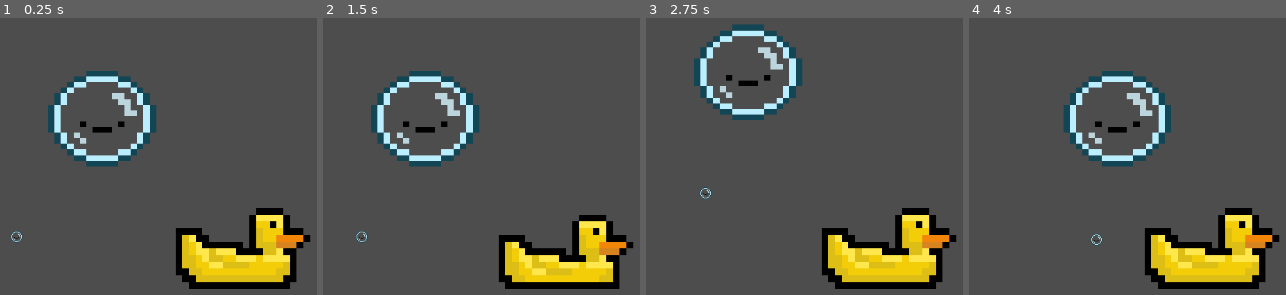
Above: before the commit, frames 1-4 (left to right).
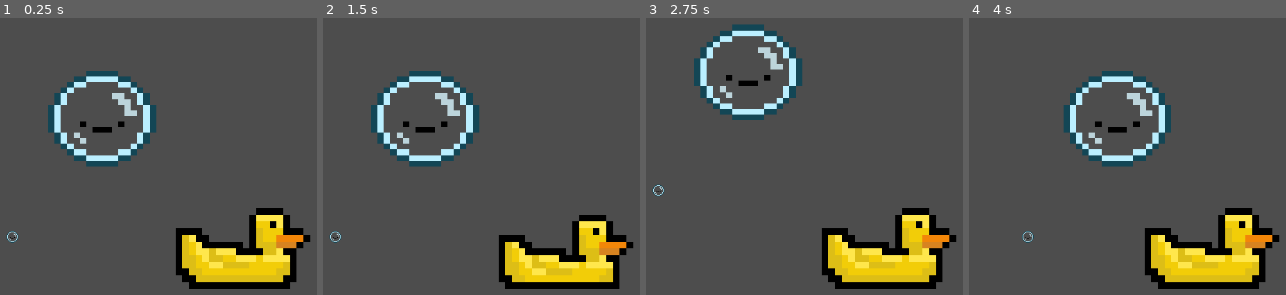
Above: after the commit, the same moments.

Repository: MeIsGroot/GGJ
Game: Godot game, scene res://MAIN.tscn
The game is run twice, just before and just after one commit, with the same random seed, the same clock (stepped at 60 frames per second) and the same inputs.
Inputs:
- Up to frame 1 (0.25 s): no input
- Up to frame 2 (1.5 s): tap A (KEY_A) at 0.6 s; tap D (KEY_D) at 1.35 s
- Up to frame 3 (2.75 s): tap S (KEY_S) at 2.1 s
- Up to frame 4 (4 s): tap Enter at 2.75 s; tap W (KEY_W) at 2.85 s; tap Space at 3.5 s; tap A (KEY_A) at 3.6 s

The runs differ from the first frame. In frame 1, 0.1% of the frame differs, in the area x 1-8%, y 76-82%; in frame 2, 0.1%, in the area x 1-15%, y 76-82%; in frame 3, 0.1%; in frame 4, 0.1%.
Error after the commit: Invalid access to property or key 'global_position' on a base object of type 'null instance'. (res://bubble_enemy.gd:10)

Commit message:
Bubble enemy code

Diff:
--- a/BubbleDucky/MAIN.tscn
+++ b/BubbleDucky/MAIN.tscn
@@ -13,6 +13,5 @@
 [node name="Bubble" parent="." instance=ExtResource("2_6vlh1")]
 position = Vector2(-178, -156)
 
-[node name="BubbleEnemy" parent="." node_paths=PackedStringArray("player") instance=ExtResource("3_os8bo")]
+[node name="BubbleEnemy" parent="." instance=ExtResource("3_os8bo")]
 position = Vector2(-292, -2)
-player = NodePath("../Player")
--- a/BubbleDucky/bubble_enemy.gd
+++ b/BubbleDucky/bubble_enemy.gd
@@ -1,9 +1,9 @@
 extends CharacterBody2D
 
-var speed = 25
+var speed = 125
 
 # Get player node
-@export var player : Node2D
+@onready var player = get_node("/Player")
 
 func _physics_process(delta):
 	# If a player exists, follow them
--- a/BubbleDucky/bubble_enemy.tscn
+++ b/BubbleDucky/bubble_enemy.tscn
@@ -20,6 +20,6 @@
 [node name="AnimatedSprite2D" type="AnimatedSprite2D" parent="."]
 position = Vector2(-1, 3)
 sprite_frames = SubResource("SpriteFrames_b23w0")
-frame_progress = 0.556889
+frame_progress = 0.386012
 
 [node name="Area2D" type="Area2D" parent="."]
